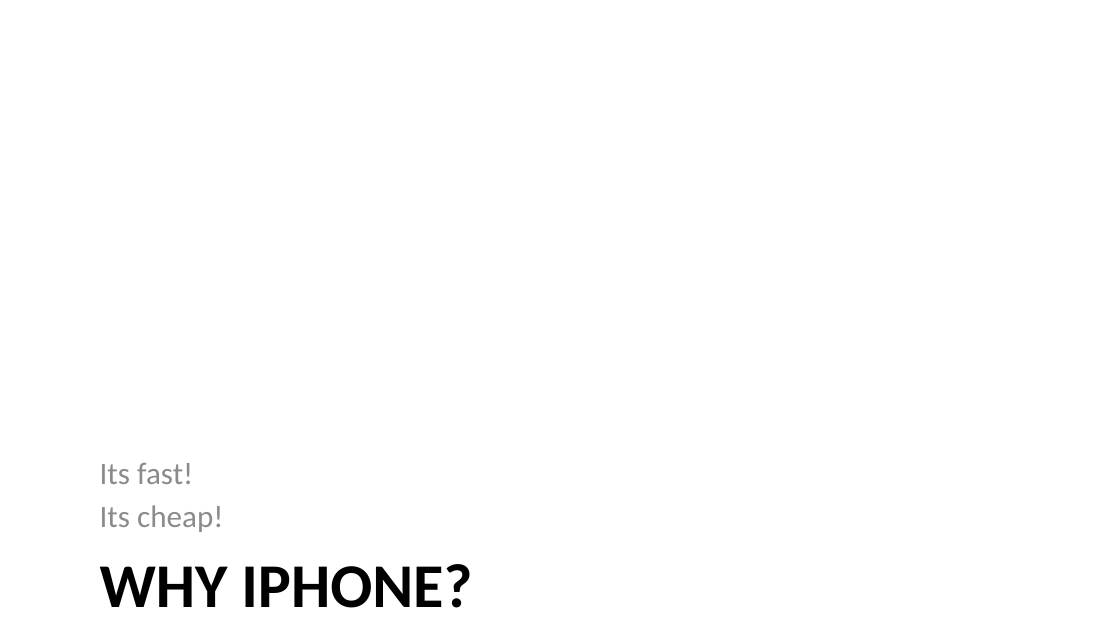
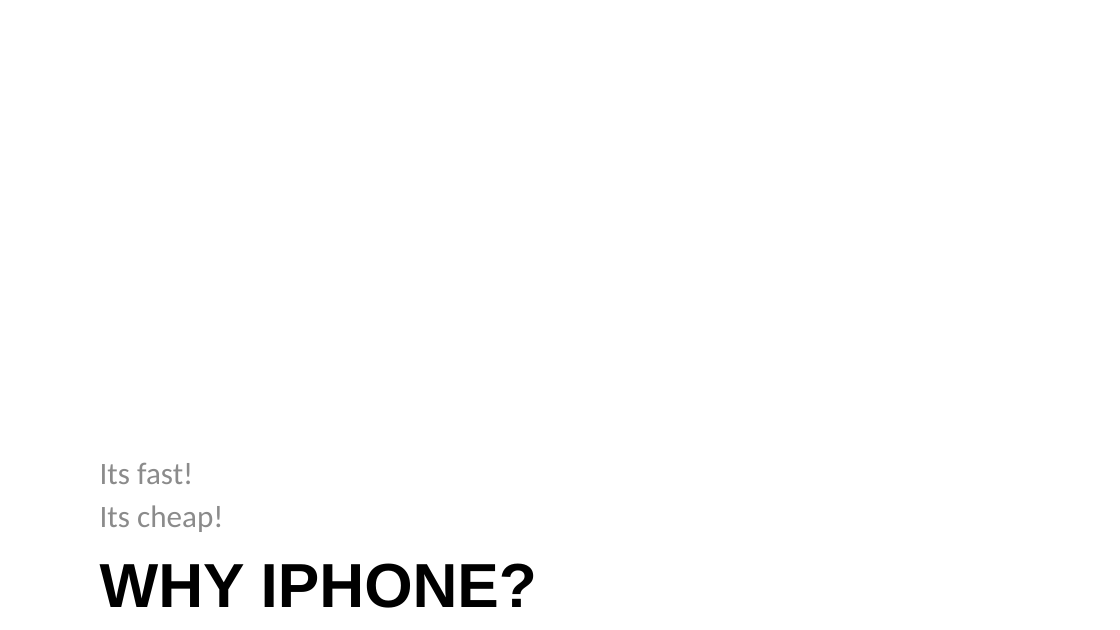
Before and after one commit to rodydavis/flutter_pptx, a slide deck: slide 3 of samples/pptx/sample.pptx. Drawn at 1120x630 pixels with LibreOffice and Linux fonts; fonts in the diff are those of the drawing. Boxes give left, top, right and bottom in pixels: in the first picture for what was removed or moved away, otherwise in the second. Text is boxed around its words. In the diff, an @@ line names an element or a change of style, - is before the commit and + after.

```diff
--- a/samples/pptx/sample.pptx
+++ b/samples/pptx/sample.pptx
@@ title "WHY IPHONE?" at (x1=100, y1=563, x2=537, y2=608): font Calibri to Arial @@
```
Also in this commit, not shown: 9 other slides changed, 55 other files.
